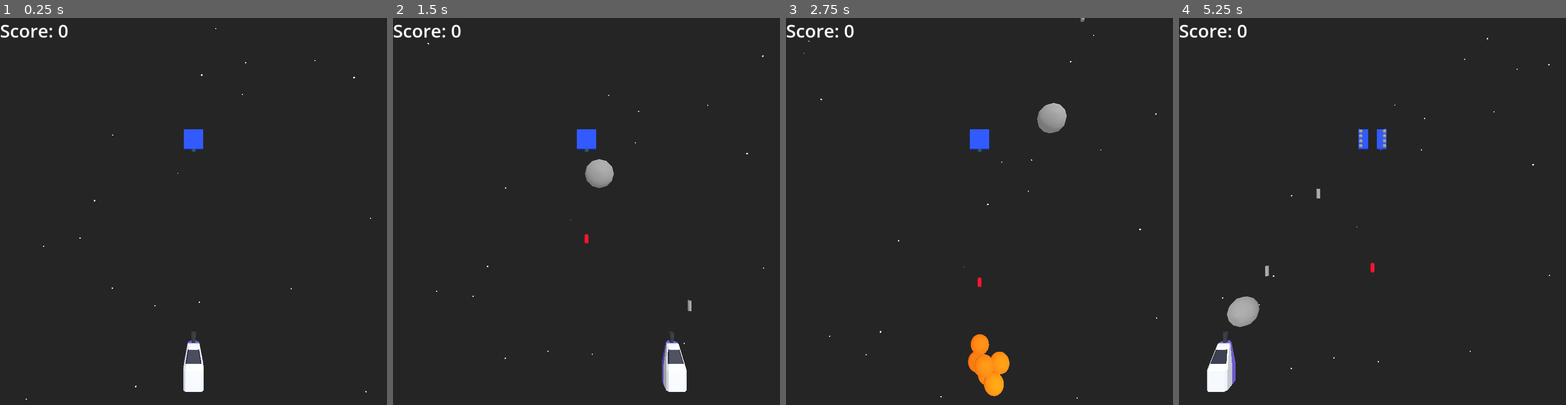
Above: before the commit, frames 1-4 (left to right).
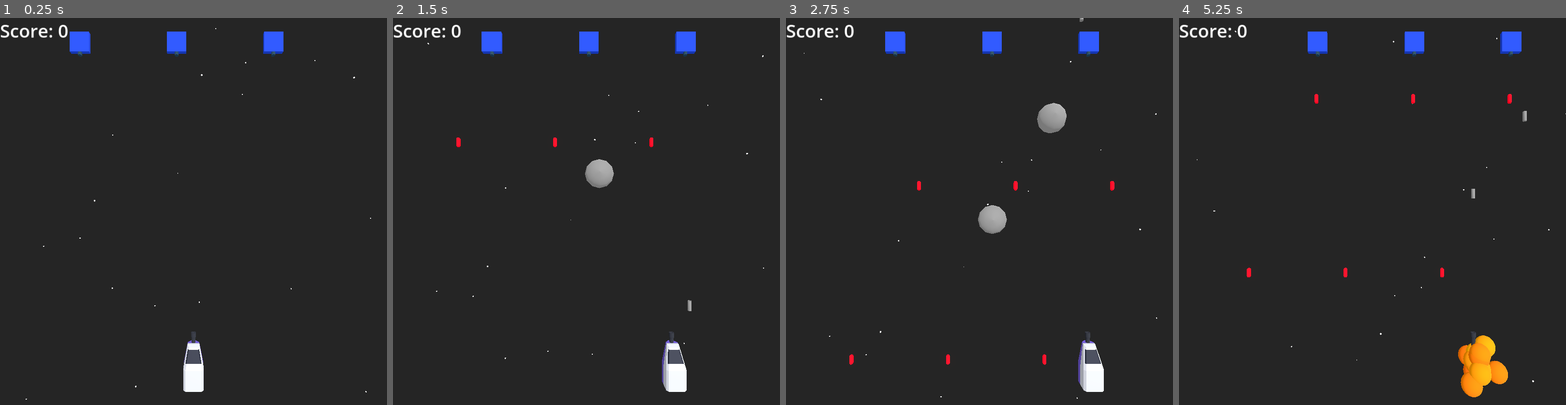
Above: after the commit, the same moments.

Repository: doctor-g/LD56
Game: Godot game, scene res://world/world.tscn
The game is run twice, just before and just after one commit, with the same random seed, the same clock (stepped at 60 frames per second) and the same inputs.
Inputs (mouse positions are in pixels of both pictures, inside the frame that each line leads up to):
- Up to frame 1 (0.25 s): no input
- Up to frame 2 (1.5 s): move the mouse to (671, 192) at 0.52 s; hold D (move_right) 0.53-1.28 s; tap X (launch_bubble) at 0.6 s; move the mouse to (509, 230) at 1.27 s; hold A (move_left) from 1.28 s (still down); tap Space (fire) at 1.35 s
- Up to frame 3 (2.75 s): tap X (launch_bubble) at 1.55, 2.1 s; move the mouse to (1018, 126) at 2.02 s; release A (move_left) at 2.03 s; hold D (move_right) from 2.03 s (still down)
- Up to frame 4 (5.25 s): move the mouse to (1353, 288) at 2.77 s; tap X (launch_bubble) at 2.85, 4.55, 5.1 s; release D (move_right) at 3.5 s; click (1372, 230) at 3.5 s, where only the run before the commit has a clickable "Play Again"; move the mouse to (1488, 269) at 4.27 s; hold Space (fire) 4.28-5.03 s; hold A (move_left) from 4.28 s (still down); move the mouse to (1256, 153) at 5.02 s

The runs differ from the first frame. In frame 1, 1.2% of the frame differs, in the area x 18-74%, y 3-35%; in frame 2, 1.3%; in frame 3, 3.5%; in frame 4, 4.1%, in the area x 4-100%, y 3-98%.

Commit message:
Create a wave of enemies at the beginning

Diff:
--- a/project/enemies/square_enemy.gd
+++ b/project/enemies/square_enemy.gd
@@ -1,9 +1,22 @@
 extends CharacterBody3D
+
+signal hit_left
+signal hit_right
+signal destroyed
+
+func _physics_process(_delta: float) -> void:
+	if $LeftRayCast.is_colliding():
+		hit_left.emit()
+	elif $RightRayCast.is_colliding():
+		hit_right.emit()
+
 
 func damage() -> void:
 	for critter in $Critters.get_children():
 		critter.bound = false
 		critter.reparent(get_parent())
+		critter.top_level = true
+	destroyed.emit()
 	queue_free()
 
 
@@ -11,3 +24,4 @@
 	var bullet := preload("res://enemies/enemy_bullet.tscn").instantiate()
 	get_parent().add_child(bullet)
 	bullet.global_position = $MuzzleMarker.global_position
+	bullet.top_level = true
--- a/project/enemies/square_enemy.tscn
+++ b/project/enemies/square_enemy.tscn
@@ -49,4 +49,14 @@
 [node name="ShotTimer" type="Timer" parent="."]
 autostart = true
 
+[node name="LeftRayCast" type="RayCast3D" parent="."]
+transform = Transform3D(1, 0, 0, 0, 1, 0, 0, 0, 1, -0.5, 0, 0)
+target_position = Vector3(-0.5, 0, 0)
+collision_mask = 32
+
+[node name="RightRayCast" type="RayCast3D" parent="."]
+transform = Transform3D(1, 0, 0, 0, 1, 0, 0, 0, 1, 0.500087, 0, 0)
+target_position = Vector3(0.5, 0, 0)
+collision_mask = 32
+
 [connection signal="timeout" from="ShotTimer" to="." method="_on_shot_timer_timeout"]
--- /dev/null
+++ b/project/enemies/wave.gd
@@ -0,0 +1,34 @@
+extends Node3D
+
+@export var size := 1
+@export var space_between := 5
+
+var speed := 3.5
+var direction := Vector3(-1,0,0)
+
+@onready var _enemies_remaining := size
+
+func _ready() -> void:
+	assert(size > 0)
+	var mob_width : float = (size-1) * space_between
+	for i in size:
+		var enemy := preload("res://enemies/square_enemy.tscn").instantiate()
+		add_child(enemy)
+		if size > 1:
+			enemy.position.x = remap(i, 0, size-1, -mob_width/2, mob_width/2)
+
+		enemy.hit_left.connect(func():
+			direction = Vector3(1,0,0)
+		)
+		enemy.hit_right.connect(func():
+			direction = Vector3(-1,0,0)
+		)
+		enemy.destroyed.connect(func():
+			_enemies_remaining -= 1
+			if _enemies_remaining == 0:
+				queue_free()
+		)
+
+
+func _physics_process(delta: float) -> void:
+	position += direction * speed * delta
--- /dev/null
+++ b/project/enemies/wave.tscn
@@ -0,0 +1,6 @@
+[gd_scene load_steps=2 format=3 uid="uid://x7yal0hgjnuw"]
+
+[ext_resource type="Script" path="res://enemies/wave.gd" id="1_ffftp"]
+
+[node name="Wave" type="Node3D"]
+script = ExtResource("1_ffftp")
--- a/project/player_ship/bubble.gd
+++ b/project/player_ship/bubble.gd
@@ -26,6 +26,7 @@
 		body.reparent(self)
 		$CollisionShape3D.set_deferred("disabled", false)
 		_captured_critter = body
+		_captured_critter.top_level = false
 		$CSGSphere3D.material.albedo_color.r = 255
 	else:
 		print("Pop!")
--- a/project/player_ship/player_ship.tscn
+++ b/project/player_ship/player_ship.tscn
@@ -18,6 +18,7 @@
 colors = PackedColorArray(1, 0.992241, 0, 1, 1, 0.410694, 0, 1)
 
 [node name="PlayerShip" instance=ExtResource("1_rsfik")]
+collision_mask = 32
 script = ExtResource("2_qnanq")
 
 [node name="CollisionShape3D" type="CollisionShape3D" parent="." index="3"]
--- a/project/project.godot
+++ b/project/project.godot
@@ -62,6 +62,7 @@
 3d_physics/layer_3="enemies"
 3d_physics/layer_4="critters"
 3d_physics/layer_5="enemy_bullets"
+3d_physics/layer_6="world"
 
 [rendering]
 
--- a/project/world/world.gd
+++ b/project/world/world.gd
@@ -12,6 +12,12 @@
 		$GameOverContainer.visible = true
 	)
 
+	var mob := preload("res://enemies/wave.tscn").instantiate()
+	mob.size = 3
+	add_child(mob)
+	mob.global_position = $MobSpawnPoint.global_position
+
+
 
 func _on_child_entered_tree(node: Node) -> void:
 	if node.has_signal("captured"):
--- a/project/world/world.tscn
+++ b/project/world/world.tscn
@@ -1,8 +1,7 @@
-[gd_scene load_steps=10 format=3 uid="uid://iecyipog4mxn"]
+[gd_scene load_steps=9 format=3 uid="uid://iecyipog4mxn"]
 
 [ext_resource type="PackedScene" uid="uid://bfr1e5p414f76" path="res://player_ship/player_ship.tscn" id="1_47gyb"]
 [ext_resource type="Script" path="res://world/world.gd" id="1_yhb16"]
-[ext_resource type="PackedScene" uid="uid://6ese1ateab5u" path="res://enemies/square_enemy.tscn" id="2_gi65c"]
 
 [sub_resource type="Environment" id="Environment_r7wpj"]
 background_mode = 1
@@ -14,7 +13,7 @@
 glow_enabled = true
 
 [sub_resource type="BoxShape3D" id="BoxShape3D_hflo7"]
-size = Vector3(1, 1, 10)
+size = Vector3(1, 1, 50)
 
 [sub_resource type="LabelSettings" id="LabelSettings_7ga2q"]
 font_size = 48
@@ -42,16 +41,15 @@
 [node name="Camera3D" type="Camera3D" parent="."]
 transform = Transform3D(1, 0, 0, 0, -4.37114e-08, 1, 0, -1, -4.37114e-08, 0, 13.0618, -8.26086)
 
-[node name="SquareEnemy" parent="." instance=ExtResource("2_gi65c")]
-transform = Transform3D(1, 0, 0, 0, 1, 0, 0, 0, 1, 0, 0, -12)
+[node name="WorldBounds" type="StaticBody3D" parent="."]
+collision_layer = 32
+collision_mask = 0
 
-[node name="PlayerBounds" type="StaticBody3D" parent="."]
-
-[node name="CollisionShape3D" type="CollisionShape3D" parent="PlayerBounds"]
+[node name="CollisionShape3D" type="CollisionShape3D" parent="WorldBounds"]
 transform = Transform3D(1, 0, 0, 0, 1, 0, 0, 0, 1, -9, 0, 0)
 shape = SubResource("BoxShape3D_hflo7")
 
-[node name="CollisionShape3D2" type="CollisionShape3D" parent="PlayerBounds"]
+[node name="CollisionShape3D2" type="CollisionShape3D" parent="WorldBounds"]
 transform = Transform3D(1, 0, 0, 0, 1, 0, 0, 0, 1, 9, 0, 0)
 shape = SubResource("BoxShape3D_hflo7")
 
@@ -99,5 +97,8 @@
 size_flags_horizontal = 4
 text = "Play Again"
 
+[node name="MobSpawnPoint" type="Marker3D" parent="."]
+transform = Transform3D(1, 0, 0, 0, 1, 0, 0, 0, 1, 0, 0, -17)
+
 [connection signal="child_entered_tree" from="." to="." method="_on_child_entered_tree"]
 [connection signal="pressed" from="GameOverContainer/PlayAgainButton" to="." method="_on_play_again_button_pressed"]
